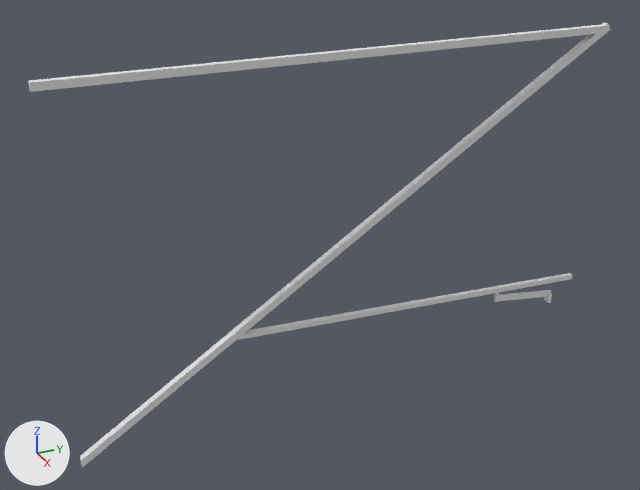
The OBJ model common/src/main/resources/assets/pantographsandwires/models/block/cantilever/single/5/cantilever_inner_4px.obj: old version first, new version second.
Camera for both pictures: a 50 mm camera at (6.68, -2.01, 2.17) aimed at (0.41, 0.81, -0.97). Arrows for +X, +Y and +Z are at lower left; the lights stay in place. The picture after the commit comes second. Where no turn or scale is listed for an object, it has been applied to the vertices.

The scene before the commit, as lines of its bpy script (objects in view):
```python
ob_062625e7_9832_4f30_88a0_b9571a29d956 = bpy.data.objects.new('062625e7-9832-4f30-88a0-b9571a29d956', me_062625e7_9832_4f30_88a0_b9571a29d956)
ob_062625e7_9832_4f30_88a0_b9571a29d956.location = (0.0, 0.0, 0.0)
ob_206eecb3_d89e_448b_816a_49ff486edac7 = bpy.data.objects.new('206eecb3-d89e-448b-816a-49ff486edac7', me_206eecb3_d89e_448b_816a_49ff486edac7)
ob_206eecb3_d89e_448b_816a_49ff486edac7.location = (0.0, 0.0, 0.0)
ob_80f0942d_898b_49a9_b976_c409fb94e4cd = bpy.data.objects.new('80f0942d-898b-49a9-b976-c409fb94e4cd', me_80f0942d_898b_49a9_b976_c409fb94e4cd)
ob_80f0942d_898b_49a9_b976_c409fb94e4cd.location = (0.0, 0.0, 0.0)
ob_c5e0c5c5_db2e_4215_81a0_5b86f475a32e = bpy.data.objects.new('c5e0c5c5-db2e-4215-81a0-5b86f475a32e', me_c5e0c5c5_db2e_4215_81a0_5b86f475a32e)
ob_c5e0c5c5_db2e_4215_81a0_5b86f475a32e.location = (0.0, 0.0, 0.0)
ob_f757bf65_c556_4a87_ad93_3f5ff029d304 = bpy.data.objects.new('f757bf65-c556-4a87-ad93-3f5ff029d304', me_f757bf65_c556_4a87_ad93_3f5ff029d304)
ob_f757bf65_c556_4a87_ad93_3f5ff029d304.location = (0.0, 0.0, 0.0)
# also in view: 'a35d324c-eb1d-4ca4-957b-20bd1ed49828' at (0.5, 1.09, -0.9)
```
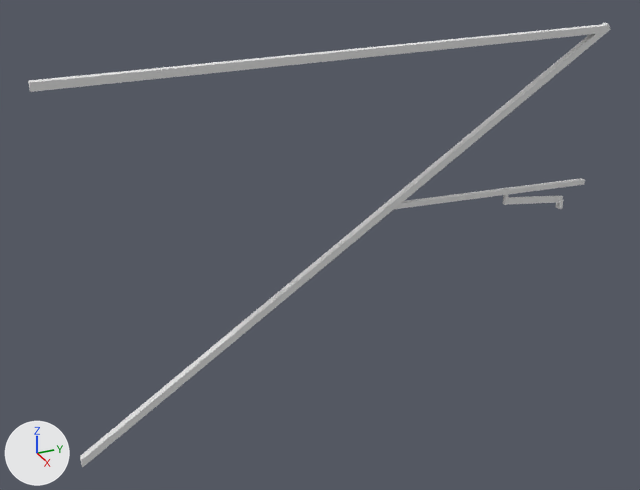
Where the change shows, as pixel boxes [x1, y1, x2, y2] in the pictures (640 x 490 px):
'062625e7-9832-4f30-88a0-b9571a29d956', deleted: before [237, 273, 572, 340]
'd676276f-1e5b-413e-8063-72e1540be236', added: after [395, 178, 585, 209]
'a2219c7a-acf2-4cf7-b657-e33a66c235b4', added: after [508, 196, 563, 204]
'f757bf65-c556-4a87-ad93-3f5ff029d304', deleted: before [498, 290, 551, 301]
'2628e0a7-c765-4b6a-9e5c-5b659c6a8dbd', added: after [503, 187, 509, 205]
'f7c52ac7-c541-4531-82bb-d84a5e47ff87', added: after [556, 199, 563, 209]
'80f0942d-898b-49a9-b976-c409fb94e4cd', deleted: before [494, 286, 500, 302]
'206eecb3-d89e-448b-816a-49ff486edac7', deleted: before [545, 293, 552, 303]

Edits to the bpy script that builds the scene:
```text
Add me_d676276f_1e5b_413e_8063_72e1540be236:
    me_d676276f_1e5b_413e_8063_72e1540be236.from_pydata([(0.52, 1.51, -0.66), (0.52, 3.5, -0.75), (0.52, 1.44, -0.71), (0.52, 3.5, -0.79), (0.48, 3.5, -0.75), (0.48, 1.51, -0.66), (0.48, 3.5, -0.79), (0.48, 1.44, -0.71)], [], [(3, 6, 4, 1), (2, 3, 1, 0), (7, 2, 0, 5), (6, 7, 5, 4), (5, 0, 1, 4), (6, 3, 2, 7)])
    me_d676276f_1e5b_413e_8063_72e1540be236.materials.append(mat_m_53ac917a_6908_652e_015c_c53640b020ed)  # white #e7e7e7
Add me_a2219c7a_acf2_4cf7_b657_e33a66c235b4:
    me_a2219c7a_acf2_4cf7_b657_e33a66c235b4.from_pydata([(0.509, 2.623, -0.796), (0.509, 3.273, -0.881), (0.509, 2.614, -0.858), (0.509, 3.265, -0.943), (0.491, 3.273, -0.881), (0.491, 2.623, -0.796), (0.491, 3.265, -0.943), (0.491, 2.614, -0.858)], [], [(3, 6, 4, 1), (2, 3, 1, 0), (7, 2, 0, 5), (6, 7, 5, 4), (5, 0, 1, 4), (6, 3, 2, 7)])
    me_a2219c7a_acf2_4cf7_b657_e33a66c235b4.materials.append(mat_m_53ac917a_6908_652e_015c_c53640b020ed)  # white #e7e7e7
Remove ob_062625e7_9832_4f30_88a0_b9571a29d956:
    ob_062625e7_9832_4f30_88a0_b9571a29d956 = bpy.data.objects.new('062625e7-9832-4f30-88a0-b9571a29d956', me_062625e7_9832_4f30_88a0_b9571a29d956)
Remove ob_206eecb3_d89e_448b_816a_49ff486edac7:
    ob_206eecb3_d89e_448b_816a_49ff486edac7 = bpy.data.objects.new('206eecb3-d89e-448b-816a-49ff486edac7', me_206eecb3_d89e_448b_816a_49ff486edac7)
Remove ob_80f0942d_898b_49a9_b976_c409fb94e4cd:
    ob_80f0942d_898b_49a9_b976_c409fb94e4cd = bpy.data.objects.new('80f0942d-898b-49a9-b976-c409fb94e4cd', me_80f0942d_898b_49a9_b976_c409fb94e4cd)
Remove ob_f757bf65_c556_4a87_ad93_3f5ff029d304:
    ob_f757bf65_c556_4a87_ad93_3f5ff029d304 = bpy.data.objects.new('f757bf65-c556-4a87-ad93-3f5ff029d304', me_f757bf65_c556_4a87_ad93_3f5ff029d304)
Add ob_f7c52ac7_c541_4531_82bb_d84a5e47ff87:
    ob_f7c52ac7_c541_4531_82bb_d84a5e47ff87 = bpy.data.objects.new('f7c52ac7-c541-4531-82bb-d84a5e47ff87', me_f7c52ac7_c541_4531_82bb_d84a5e47ff87)  # a box spanning x 0.4688..0.5312, y 3.2344..3.2656, z -1.0..-0.9063; in mat_m_d01e7a2a_8f73_2e81_4c23_374b2442e0d3 (white #e7e7e7)
    ob_f7c52ac7_c541_4531_82bb_d84a5e47ff87.location = (0.0, 0.0, 0.0)
Add ob_d676276f_1e5b_413e_8063_72e1540be236:
    ob_d676276f_1e5b_413e_8063_72e1540be236 = bpy.data.objects.new('d676276f-1e5b-413e-8063-72e1540be236', me_d676276f_1e5b_413e_8063_72e1540be236)
    ob_d676276f_1e5b_413e_8063_72e1540be236.location = (0.0, 0.0, 0.0)
Add ob_a2219c7a_acf2_4cf7_b657_e33a66c235b4:
    ob_a2219c7a_acf2_4cf7_b657_e33a66c235b4 = bpy.data.objects.new('a2219c7a-acf2-4cf7-b657-e33a66c235b4', me_a2219c7a_acf2_4cf7_b657_e33a66c235b4)
    ob_a2219c7a_acf2_4cf7_b657_e33a66c235b4.location = (0.0, 0.0, 0.0)
Add ob_2628e0a7_c765_4b6a_9e5c_5b659c6a8dbd:
    ob_2628e0a7_c765_4b6a_9e5c_5b659c6a8dbd = bpy.data.objects.new('2628e0a7-c765-4b6a-9e5c-5b659c6a8dbd', me_2628e0a7_c765_4b6a_9e5c_5b659c6a8dbd)  # a box spanning x 0.484..0.516, y 2.609..2.641, z -0.859..-0.703; in mat_m_53ac917a_6908_652e_015c_c53640b020ed (white #e7e7e7)
    ob_2628e0a7_c765_4b6a_9e5c_5b659c6a8dbd.location = (0.0, 0.0, 0.0)
```
